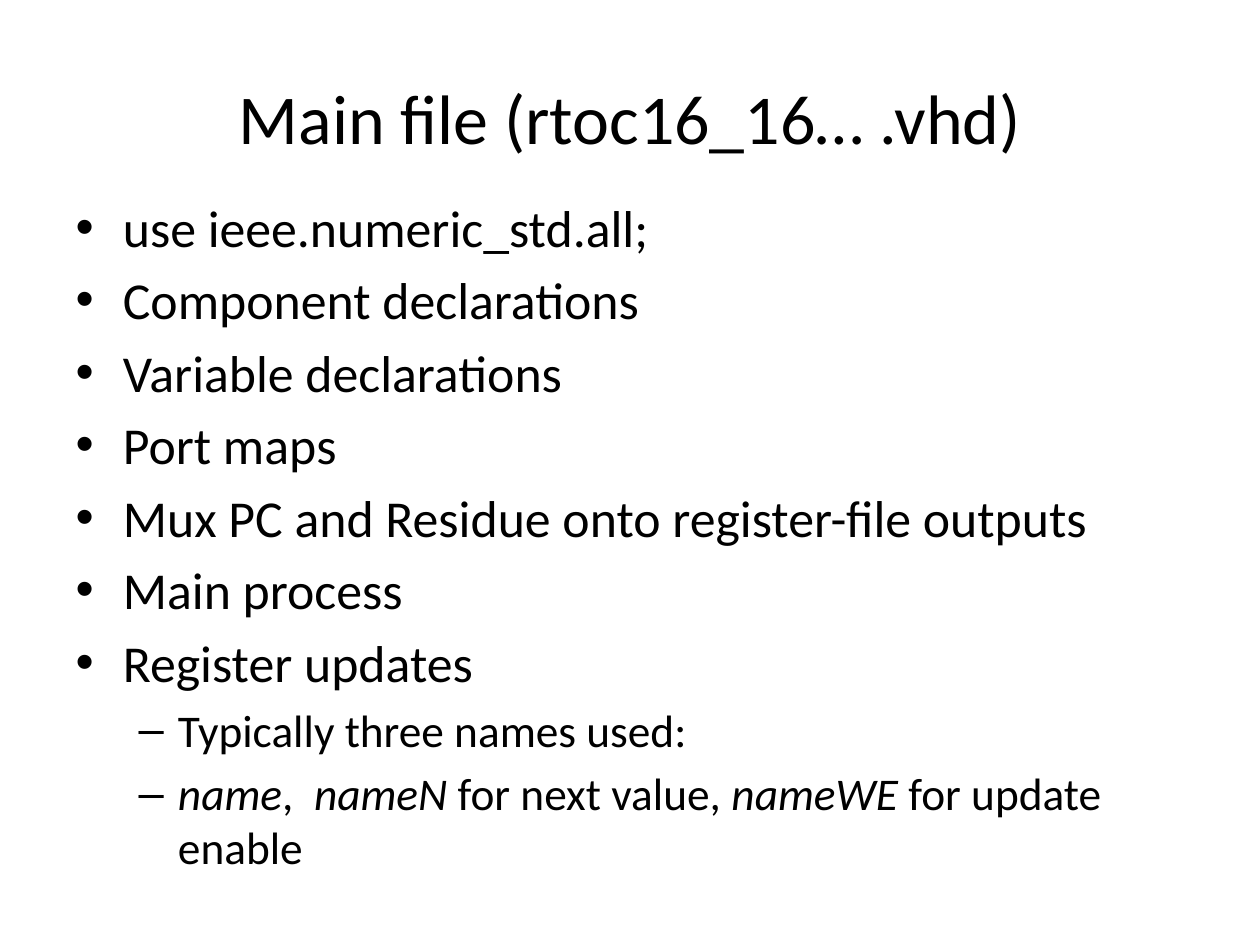
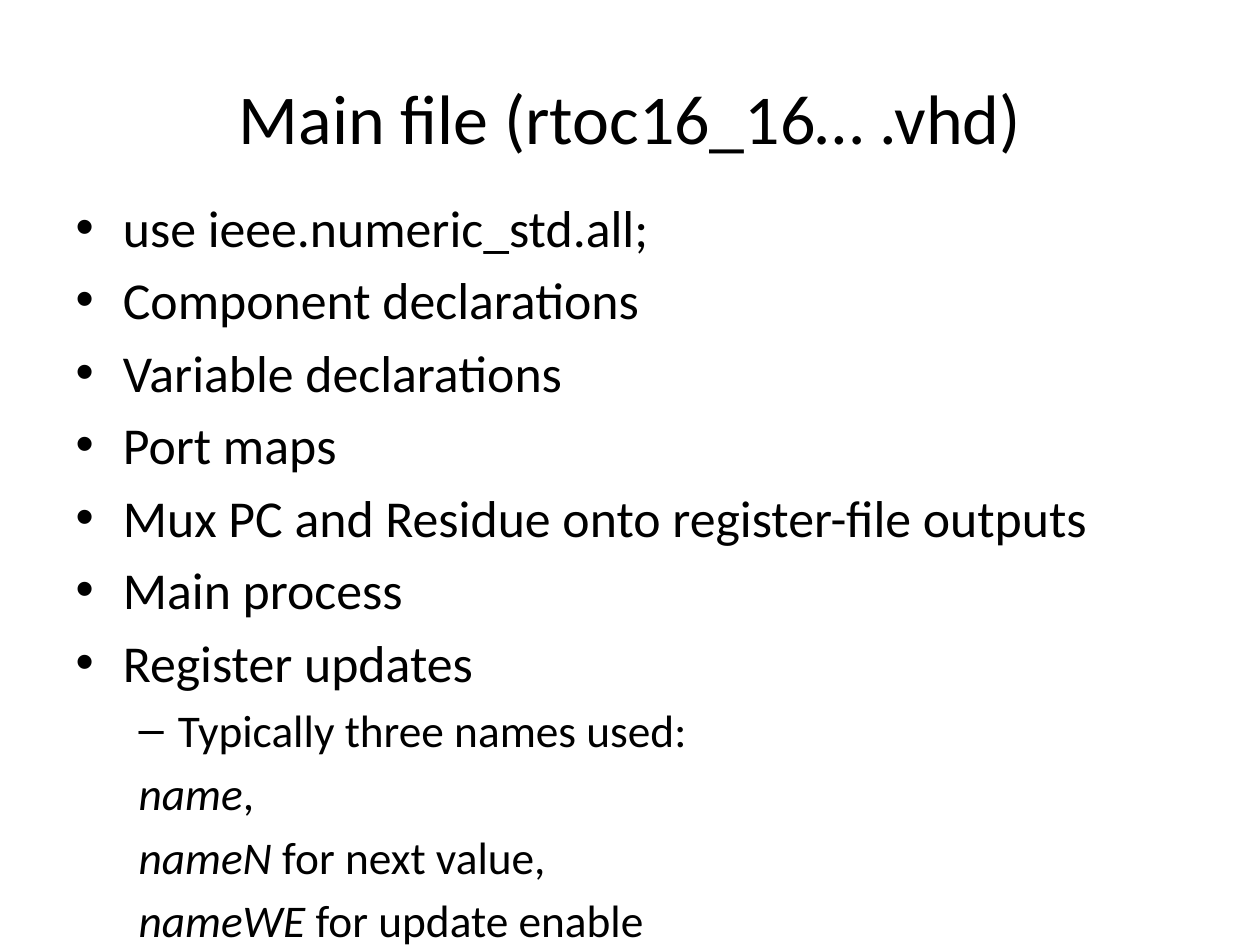
Before and after one commit to jimbrake/TROC16_16, a slide deck: slide 19 of DIY_soft-core_uP.pptx (slide 17 before the commit). Drawn at 1260x945 pixels with LibreOffice and Linux fonts; fonts in the diff are those of the drawing. Boxes give left, top, right and bottom in pixels: in the first picture for what was removed or moved away, otherwise in the second. Text is boxed around its words. In the diff, an @@ line names an element or a change of style, - is before the commit and + after.

```diff
--- a/DIY_soft-core_uP.pptx
+++ b/DIY_soft-core_uP.pptx
@@ text at (139,788,644,945): text changed @@
-  – name, nameN for next value, nameWE for update enable
+  name,
+  nameN for next value,
+  nameWE for update enable
```
Also in this commit, not shown: 14 other slides changed, 2 slides added, 1 other file.
